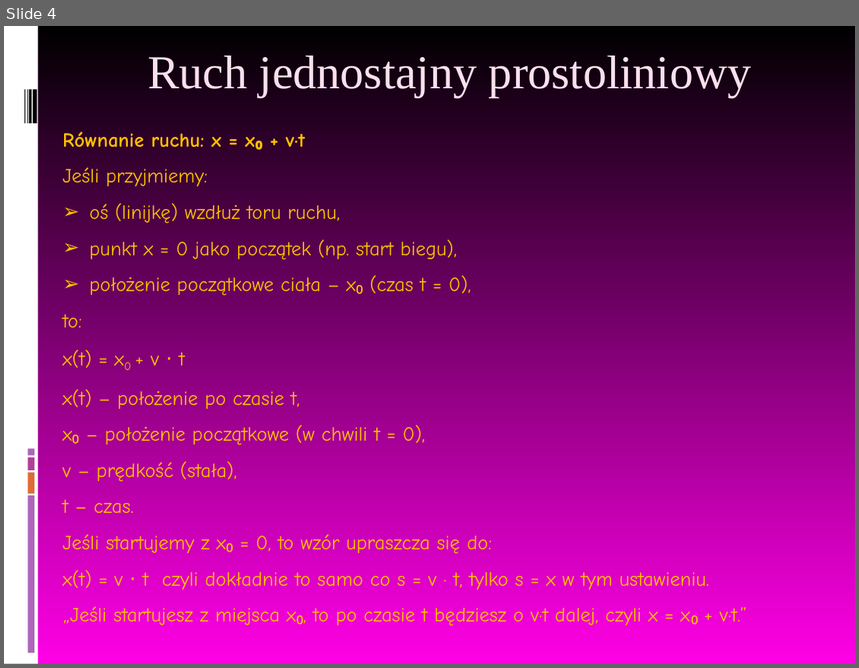
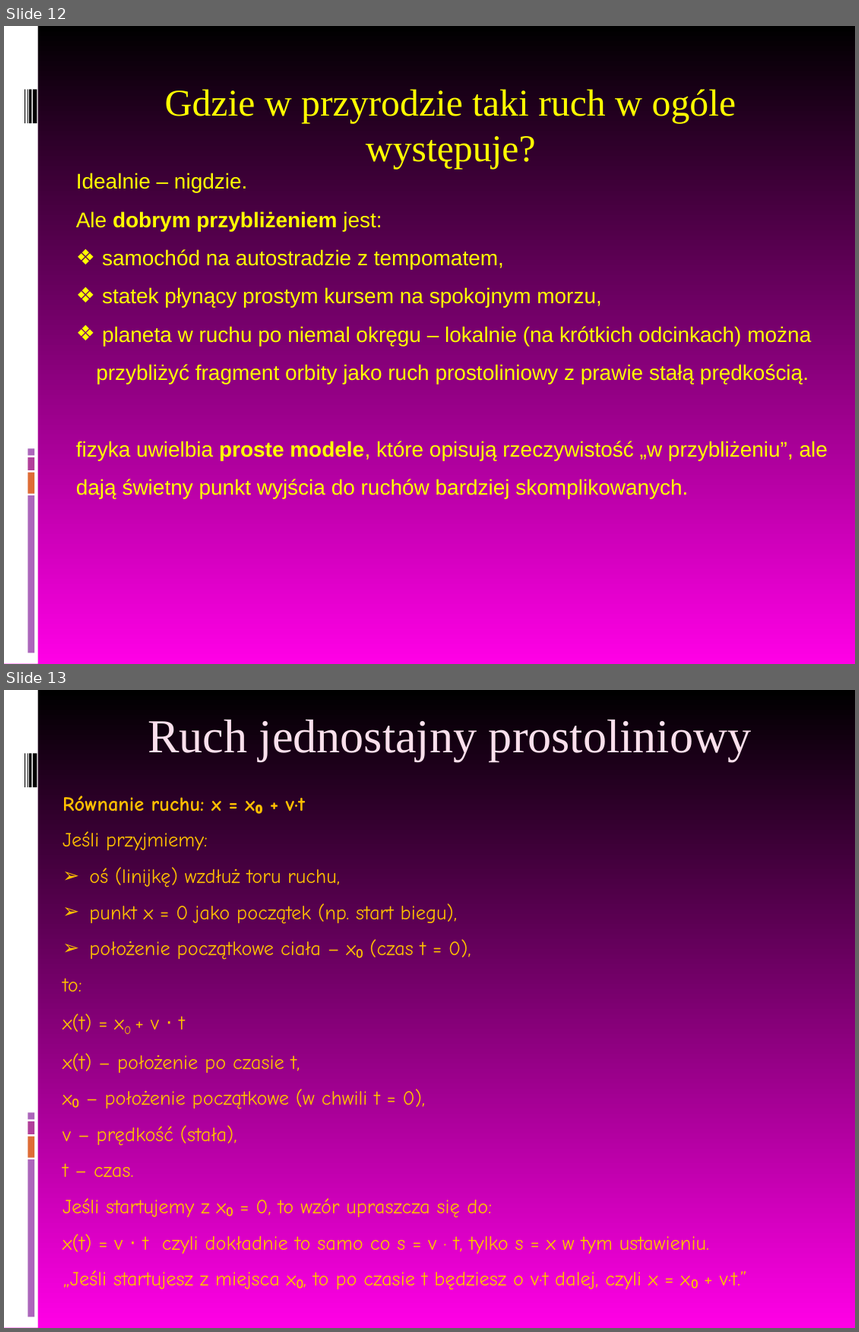
Before and after one commit to MichalMus/Fizyka-w-szkole, a slide deck: 4.Kinematyka/2.Ruch jednostajny prostoliniowy.ppt. Shown one above the other, each under a label of ours: slide 4 before the commit, slides 12 and 13 after it. The pictures are 859x668 and 859x1332 pixels, drawn with LibreOffice and Linux fonts; fonts in the diff are those of the drawing. Boxes give left, top, right and bottom in pixels: in the first picture for what was removed or moved away, otherwise in the second. Text is boxed around its words. In the diff, an @@ line names an element or a change of style, - is before the commit and + after.

Commit message:
poprawione ruch i magnetyzm

```diff
--- a/4.Kinematyka/2.Ruch jednostajny prostoliniowy.ppt
+++ b/4.Kinematyka/2.Ruch jednostajny prostoliniowy.ppt
@@ slide 12 added at (4,26,855,664), background gradient #000000 to #FF00E6; not listed: 9 template elements that a slide beside it also shows @@
@@ title added at (165,89,737,169), 32 pt, text #FFFF00 @@
+Gdzie w przyrodzie taki ruch w ogóle występuje?
@@ text added at (76,173,828,499), 18 pt, text #FFFF00 @@
+Idealnie – nigdzie.
+Ale dobrym przybliżeniem jest:
+❖ samochód na autostradzie z tempomatem,
+❖ statek płynący prostym kursem na spokojnym morzu,
+❖ planeta w ruchu po niemal okręgu – lokalnie (na krótkich odcinkach) można przybliżyć fragment orbity jako ruch prostoliniowy z prawie stałą prędkością.
+fizyka uwielbia proste modele, które opisują rzeczywistość „w przybliżeniu”, ale dają świetny punkt wyjścia do ruchów bardziej skomplikowanych.
@@ what was slide 4 is now slide 13 @@
```
Also in this commit, not shown: 3 slides changed, 15 other slides added, 3 slides removed, 2 other files.
